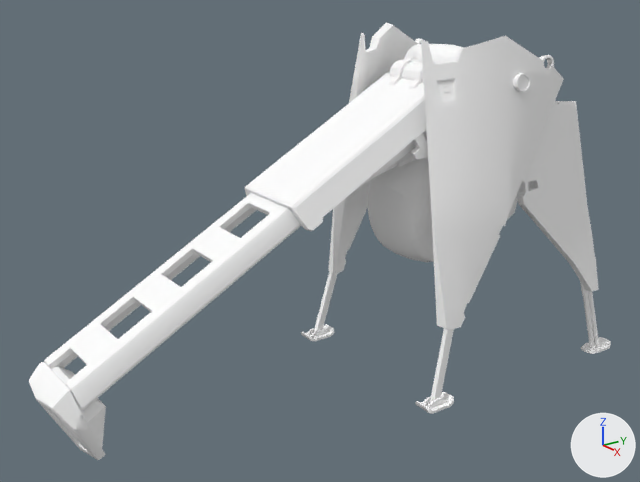
Before and after pictures for a commit that changed the Blender file scene.blend.
Camera for both pictures: a 50 mm camera at (7.29, -7.06, 4.73) aimed at (-0.03, -1.89, 1.7). The lights are fixed; the arrows at lower right show +X, +Y and +Z.

Objects in the first picture: 'cou protection', 'cou retractacle', 'gaine pied arriere', 'patte arriere', 'patte avant bas', 'patte avant.001', 'pied', 'pied.001', 'piston arriere', 'piston tete 1', 'piston tete 2', 'pivot cou', 'rotation partie', 'tete arriere', 'tete bevel', 'ventre'.
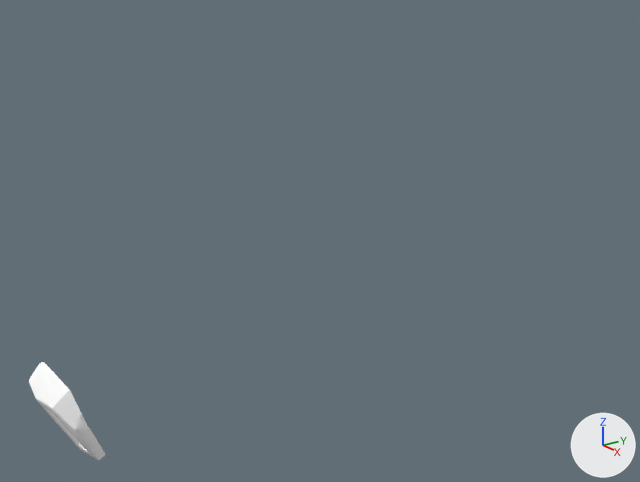
ob_center is not drawn itself; it is used by a modifier of ob_patte_arriere, ob_ventre, ob_cou_retractacle, ob_cou_protection, ob_pivot_cou_001, ob_patte_avant_bas, ob_pied, ob_piston_arriere.

Diff of the bpy script that builds the scene:
```diff
--- a/scene.blend.py
+++ b/scene.blend.py
@@ ob_center @@
 ob_center.location = (0.0, 0.0, 0.0)
+ob_center.hide_set(True)
@@ ob_patte_arriere @@
 _m = ob_patte_arriere.modifiers.new('Mirror', 'MIRROR')
 _m.mirror_object = ob_center
+ob_patte_arriere.hide_set(True)
@@ ob_ventre @@
 _m = ob_ventre.modifiers.new('Mirror', 'MIRROR')
 _m.mirror_object = ob_center
+ob_ventre.hide_set(True)
@@ ob_cou_retractacle @@
 _m = ob_cou_retractacle.modifiers.new('Bevel', 'BEVEL')
 _m.limit_method = 'WEIGHT'
+ob_cou_retractacle.hide_set(True)
@@ ob_cou_protection @@
 _m = ob_cou_protection.modifiers.new('Bevel', 'BEVEL')
 _m.offset_type = 'PERCENT'
+ob_cou_protection.hide_set(True)
@@ ob_patte_avant_bas @@
 _m = ob_patte_avant_bas.modifiers.new('Mirror', 'MIRROR')
 _m.mirror_object = ob_center
+ob_patte_avant_bas.hide_set(True)
@@ ob_pied @@
 _m = ob_pied.modifiers.new('Mirror', 'MIRROR')
 _m.mirror_object = ob_center
+ob_pied.hide_set(True)
@@ ob_piston_arriere @@
 _m = ob_piston_arriere.modifiers.new('Mirror', 'MIRROR')
 _m.mirror_object = ob_center
+ob_piston_arriere.hide_set(True)
@@ ob_gaine_pied_arriere @@
 _m = ob_gaine_pied_arriere.modifiers.new('Mirror', 'MIRROR')
 _m.mirror_object = ob_center
+ob_gaine_pied_arriere.hide_set(True)
@@ ob_pied_001 @@
 _m = ob_pied_001.modifiers.new('second pied', 'MIRROR')
 _m.mirror_object = ob_center
+ob_pied_001.hide_set(True)
@@ ob_rotation_partie @@
 _m = ob_rotation_partie.modifiers.new('Mirror', 'MIRROR')
 _m.mirror_object = ob_center
+ob_rotation_partie.hide_set(True)
@@ ob_tete_arriere @@
 _m = ob_tete_arriere.modifiers.new('Mirror', 'MIRROR')
+ob_tete_arriere.hide_set(True)
@@ ob_piston_tete_1 @@
 _m = ob_piston_tete_1.modifiers.new('Mirror', 'MIRROR')
 _m.mirror_object = ob_center
+ob_piston_tete_1.hide_set(True)
@@ ob_piston_tete_2 @@
 _m = ob_piston_tete_2.modifiers.new('Mirror', 'MIRROR')
 _m.mirror_object = ob_center
+ob_piston_tete_2.hide_set(True)
@@ ob_piston_tete_tete @@
 _m = ob_piston_tete_tete.modifiers.new('Mirror', 'MIRROR')
 _m.mirror_object = ob_center
+ob_piston_tete_tete.hide_set(True)
@@ ob_pivot_cou @@
 _m = ob_pivot_cou.modifiers.new('Mirror', 'MIRROR')
+ob_pivot_cou.hide_set(True)
@@ ob_patte_avant_001 @@
 _m = ob_patte_avant_001.modifiers.new('Mirror', 'MIRROR')
 _m.mirror_object = ob_center
+ob_patte_avant_001.hide_set(True)
```

Where the change shows, as pixel boxes (x1, y1, x2, y2) in the pictures (640 x 482 px):
'patte avant.001', hidden
    before: (329, 22, 564, 330)
'cou retractacle', hidden
    before: (44, 193, 301, 410)
'cou protection', hidden
    before: (245, 73, 428, 231)
'patte arriere', hidden
    before: (517, 101, 599, 292)
'ventre', hidden
    before: (367, 44, 518, 262)
'patte avant bas', hidden
    before: (313, 271, 454, 403)
'tete arriere', hidden
    before: (51, 366, 106, 447)
'pied', hidden
    before: (301, 324, 454, 414)
'pivot cou', hidden
    before: (389, 58, 435, 89)
'piston arriere', hidden
    before: (583, 292, 599, 347)
'pied.001', hidden
    before: (475, 289, 611, 354)
'piston tete 1', hidden
    before: (394, 147, 416, 169)
'gaine pied arriere', hidden
    before: (580, 281, 591, 295)
'piston tete 2', hidden
    before: (377, 162, 397, 176)
'rotation partie', hidden
    before: (516, 182, 532, 198)
'liaison pied arriere', hidden
    before: (594, 343, 600, 347)
